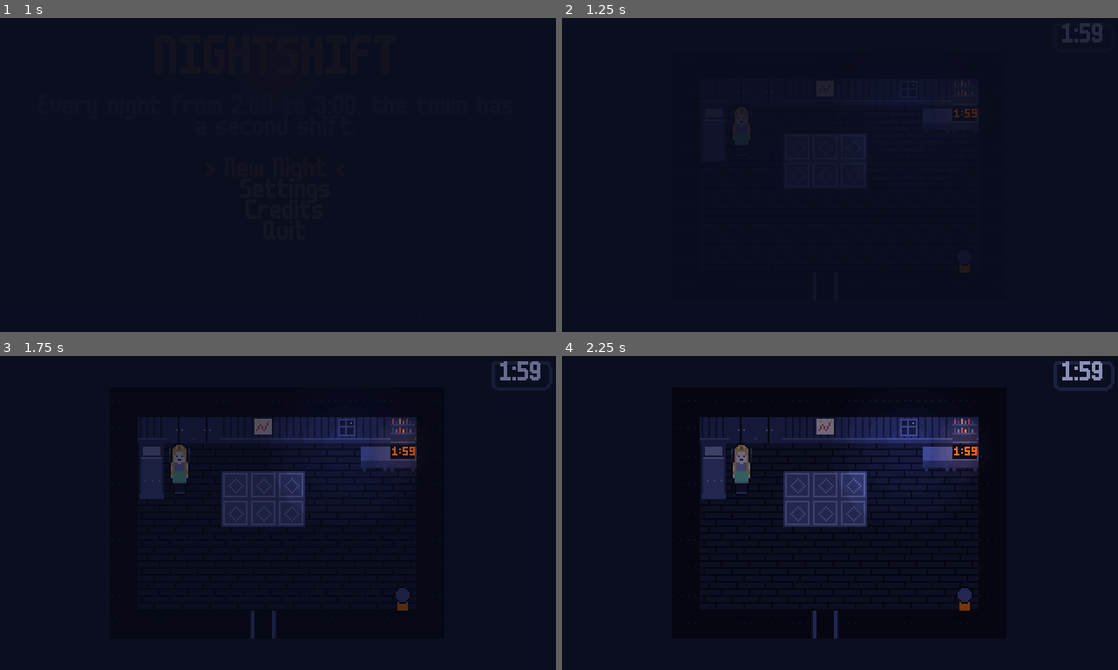
Above: before the commit, frames 1-4 (two rows, left to right).
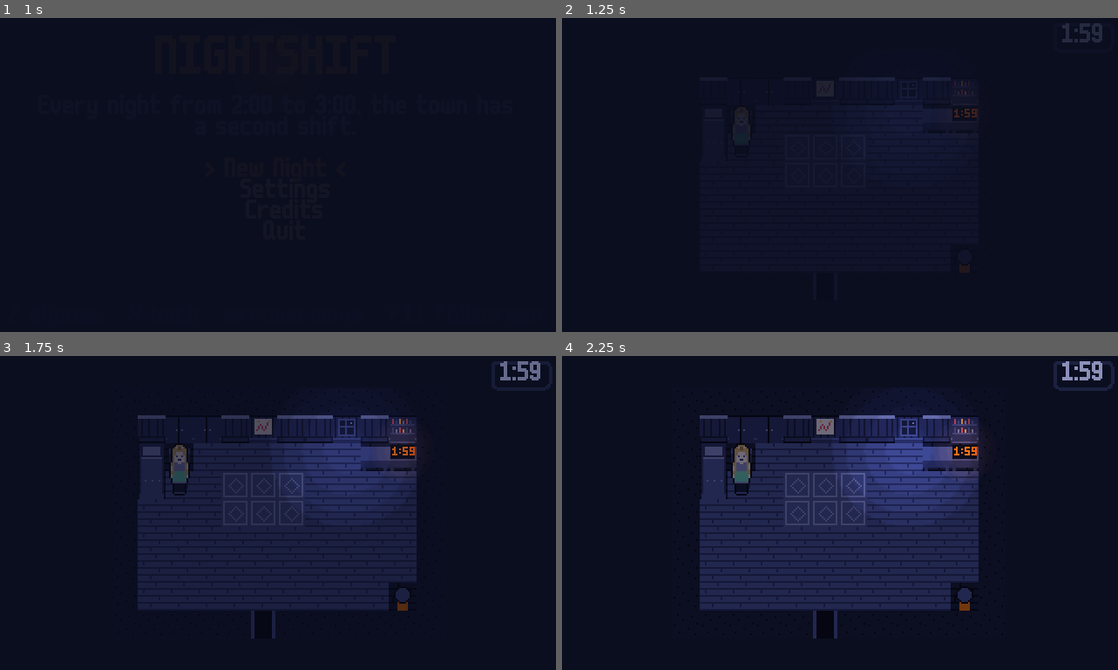
Above: after the commit, the same moments.

Repository: bryanwoods/nightshift
Game: Godot game, scene res://src/ui/title_screen.tscn
Two runs of this game, one before a commit and one after it. Both use one fixed random seed, a clock stepped at 60 frames per second and the inputs below.
Inputs (mouse positions are in pixels of both pictures, inside the frame that each line leads up to):
- Up to frame 1 (1 s): tap Enter at 0.5 s; move the mouse to (400, 159) at 0.52 s; hold Right (move_right) from 0.53 s (still down); hold Z (confirm) from 0.53 s (still down); click (400, 159) at 0.67 s; tap Space at 0.77 s
- Up to frame 2 (1.25 s): keep holding Right (move_right); keep holding Z (confirm)
- Up to frame 3 (1.75 s): move the mouse to (166, 528) at 1.27 s; release Right (move_right) at 1.28 s; release Z (confirm) at 1.28 s; hold Down (move_down) from 1.28 s (still down); tap R (rewind) at 1.35 s; tap Space at 1.52 s
- Up to frame 4 (2.25 s): move the mouse to (895, 443) at 2.02 s; release Down (move_down) at 2.03 s; hold Right (move_right) from 2.03 s (still down); tap Enter at 2.1 s

Frame 1 is identical in both runs. In frame 2, 0.1% of the frame differs, in the area x 52-70%, y 18-38%; in frame 3, 21%; in frame 4, 22%, in the area x 24-75%, y 15-82%.

Commit message:
Draw the base tiles to the art rules: floors, walls, streets
The placeholder tiles gave floors and walls the same dark tones, so a
player could not tell where to walk. This is group 1 of the round 3
drawing list, for review.

Every wall face now has a two-pixel fog top edge over a dusk face:
the bedroom wallpaper, the Depot's metal, the house siding, the shop
bricks and the Depot's outside wall. Wall tops and roofs are dark.
Floors are slate with quiet texture: wood planks, kitchen tiles,
Depot concrete with its painted line, square sidewalk slabs, cobbles,
the backyard path and grass. The road is darker, with moon-white
dashes. Hedges and fences have light tops so they read as barriers.
The alley gap is a dark opening in the brick wall. The morning
bedroom gets the same floor and walls in morning colors. Scenery has
no outline and no warm colors, as the rules say. Each file names its
group and rules in its header.

The first sidewalk had offset joints and read as a brick wall, so it
is now square slabs. --screens now shows each room with the
flashlight off, as a night starts. The help and alley routes pass.

Co-Authored-By: Claude Opus 5.5 <noreply@anthropic.com>

Diff:
--- a/src/autoload/game.gd
+++ b/src/autoload/game.gd
@@ -379,6 +379,7 @@
 ## Debug: a room at its default spawn with every story flag cleared, for screenshots.
 func show_room(id: String) -> void:
 	flags.clear()
+	flashlight = false
 	night_over = false
 	in_battle = false
 	busy = false
Not shown, changed: assets/px/tiles/depot_night/concrete.txt
Not shown, changed: assets/px/tiles/depot_night/floor_line.txt
Not shown, changed: assets/px/tiles/depot_night/wall.txt
Not shown, changed: assets/px/tiles/depot_night/wall_face.txt
Not shown, changed: assets/px/tiles/home_morning/floor.txt
Not shown, changed: assets/px/tiles/home_morning/wall.txt
Not shown, changed: assets/px/tiles/home_morning/wall_face.txt
Not shown, changed: assets/px/tiles/home_night/floor.txt
Not shown, changed: assets/px/tiles/home_night/tile_floor.txt
Not shown, changed: assets/px/tiles/home_night/wall.txt
Not shown, changed: assets/px/tiles/home_night/wall_face.txt
Not shown, changed: assets/px/tiles/town_night/alley_gap.txt
(and 18 more such lines)
